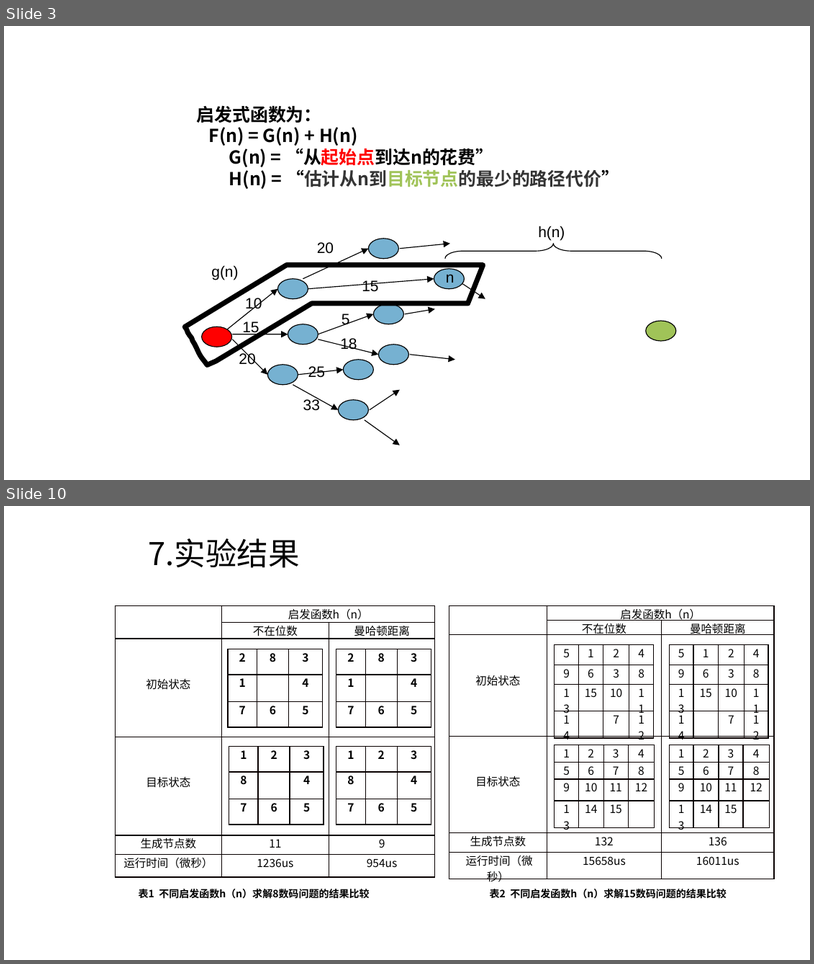
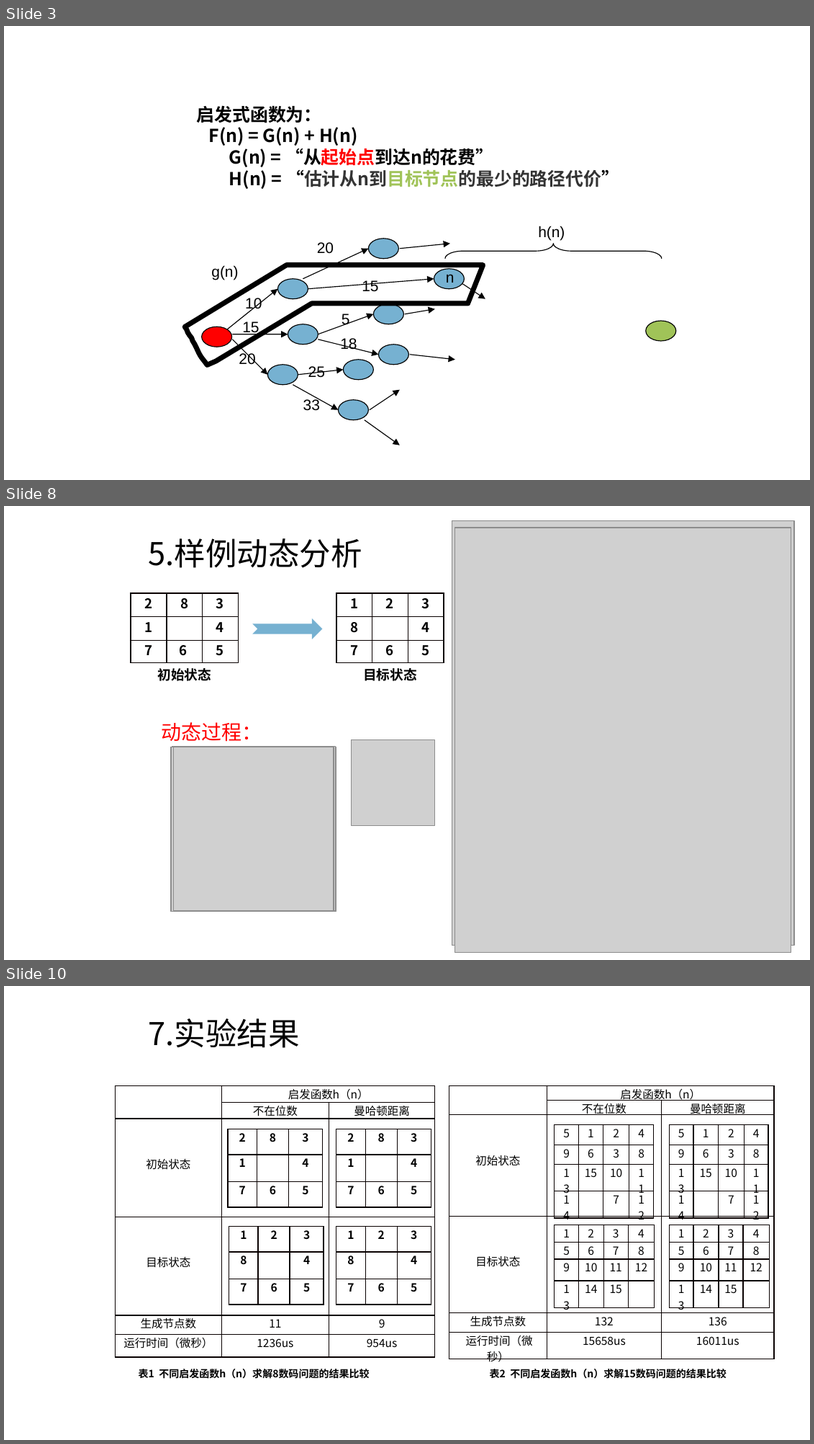
Before and after one commit to Anchovy0901/introduction-to-AI, a slide deck: 小组作业/doc/人工智能_G3_Astar算法讲解.pptx. Shown one above the other, each under a label of ours: slides 3 and 10 before the commit, slides 3, 8 and 10 after it; the slides between them are not shown. The pictures are 814x964 and 814x1444 pixels, drawn with LibreOffice and Linux fonts; fonts in the diff are those of the drawing; grey boxes stand for pictures; background and template pictures are left out. Boxes give left, top, right and bottom in pixels: in the first picture for what was removed or moved away, otherwise in the second. Text is boxed around its words. In the diff, an @@ line names an element or a change of style, - is before the commit and + after.

```diff
--- a/小组作业/doc/人工智能_G3_Astar算法讲解.pptx
+++ b/小组作业/doc/人工智能_G3_Astar算法讲解.pptx
@@ slide 8 added at (x1=4, y1=506, x2=810, y2=960), background picture (left out) @@
@@ picture added at (x1=453, y1=520, x2=795, y2=944) @@
@@ title added at (x1=149, y1=538, x2=363, y2=568), 28 pt, text #000000 @@
+5.样例动态分析
@@ picture added at (x1=455, y1=528, x2=791, y2=952) @@
@@ table added at (x1=131, y1=593, x2=237, y2=662), 3 rows, 3 columns @@
+2 | 8 | 3
+1 |  | 4
+7 | 6 | 5
@@ table added at (x1=336, y1=593, x2=442, y2=662), 3 rows, 3 columns @@
+1 | 2 | 3
+8 |  | 4
+7 | 6 | 5
@@ notched right arrow added at (x1=252, y1=619, x2=322, y2=640), fill #76B1D1 @@
@@ text added at (x1=157, y1=668, x2=211, y2=681), 12 pt, text #000000, bold @@
+初始状态
@@ text added at (x1=363, y1=668, x2=417, y2=681), 12 pt, text #000000, bold @@
+目标状态
@@ text added at (x1=161, y1=722, x2=262, y2=741), 18 pt, text #FF0000 @@
+动态过程：
@@ picture added at (x1=352, y1=739, x2=435, y2=824) @@
@@ picture added at (x1=171, y1=747, x2=334, y2=911) @@
@@ picture added at (x1=172, y1=747, x2=334, y2=911) @@
@@ picture added at (x1=172, y1=746, x2=336, y2=911) @@
@@ picture added at (x1=173, y1=747, x2=337, y2=911) @@
@@ picture added at (x1=173, y1=747, x2=334, y2=910) @@
```
Also in this commit, not shown: 5 slides changed, 1 slide removed, 1 other file.
